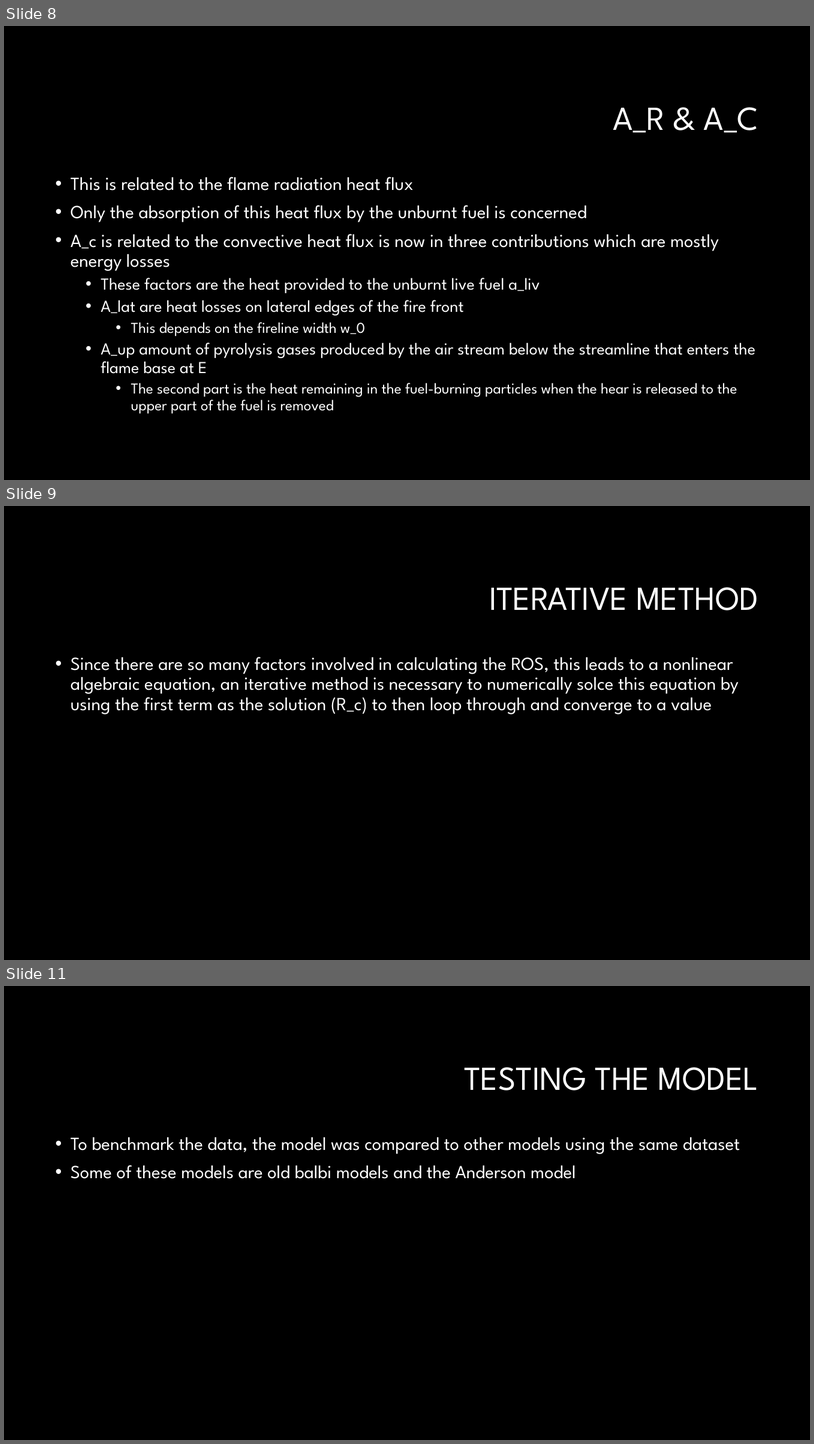
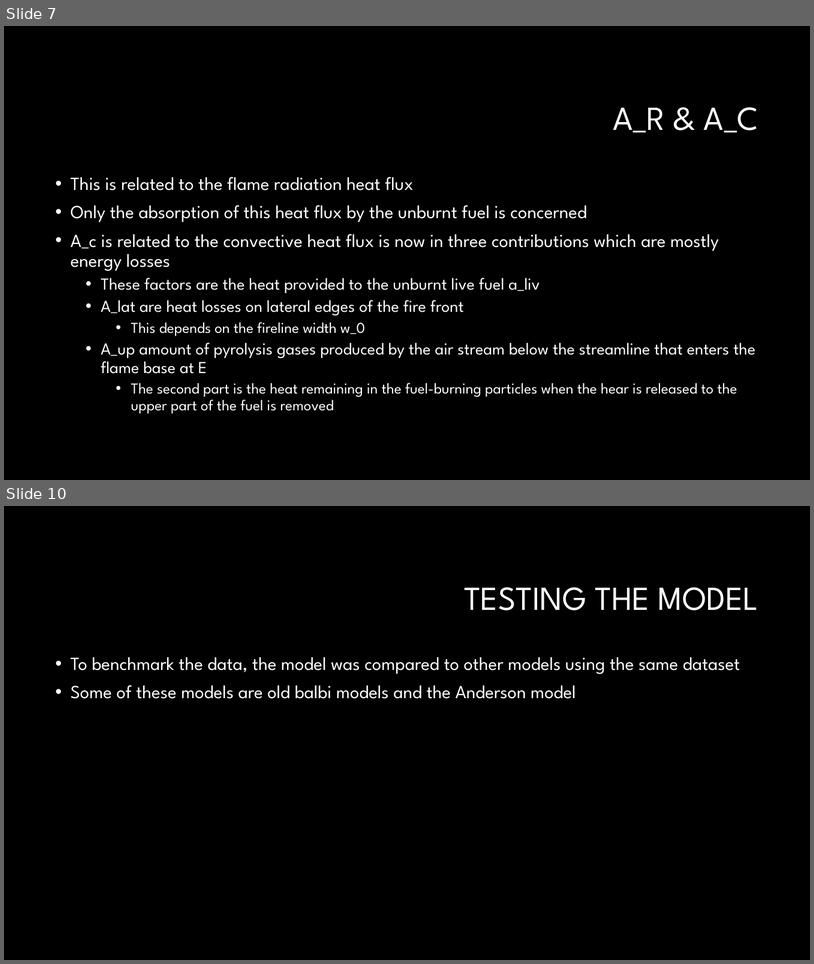
Before and after one commit to Jeremy-Benik/Meeting_Notes, a slide deck: Presentations/Balbi_2022_presentation.pptx. Shown one above the other, each under a label of ours: slides 8, 9 and 11 before the commit, slides 7 and 10 after it; the slides between them are not shown. The pictures are 814x1444 and 814x964 pixels, drawn with LibreOffice and Linux fonts; fonts in the diff are those of the drawing; background and template pictures are left out. Boxes give left, top, right and bottom in pixels: in the first picture for what was removed or moved away, otherwise in the second. Text is boxed around its words. In the diff, an @@ line names an element or a change of style, - is before the commit and + after.

```diff
--- a/Presentations/Balbi_2022_presentation.pptx
+++ b/Presentations/Balbi_2022_presentation.pptx
@@ slide 9 removed at bbox=[4, 506, 810, 960], background #000000 @@
@@ title removed at bbox=[489, 587, 759, 610] @@
-ITERATIVE METHOD
@@ text removed at bbox=[71, 657, 739, 714] @@
-• Since there are so many factors involved in calculating the ROS, this leads to a nonlinear algebraic equation, an iterative method is necessary to numerically solce this equation by using the first term as the solution (R_c) to then loop through and converge to a value
@@ what was slide 8 is now slide 7 @@
@@ what was slide 11 is now slide 10 @@
```
Also in this commit, not shown: 6 slides changed, 1 slide added, 1 other slide removed, 1 other file.
